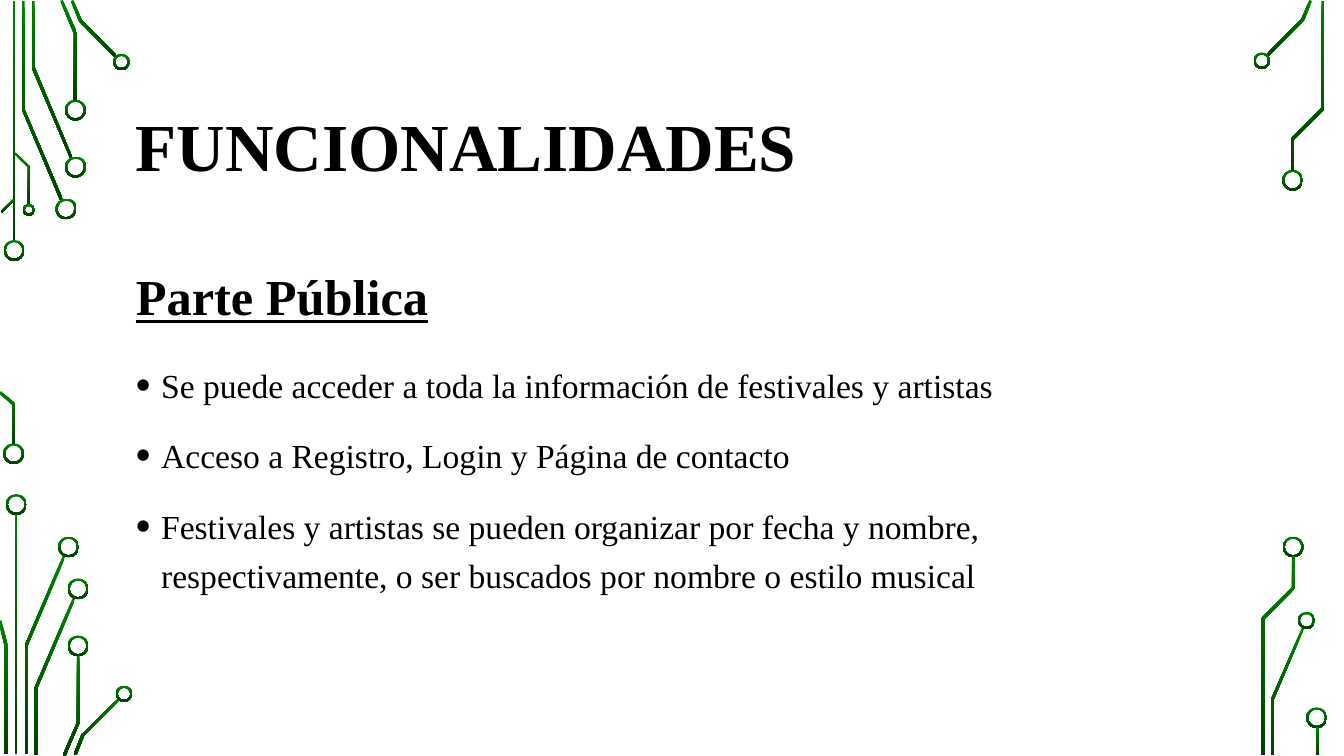
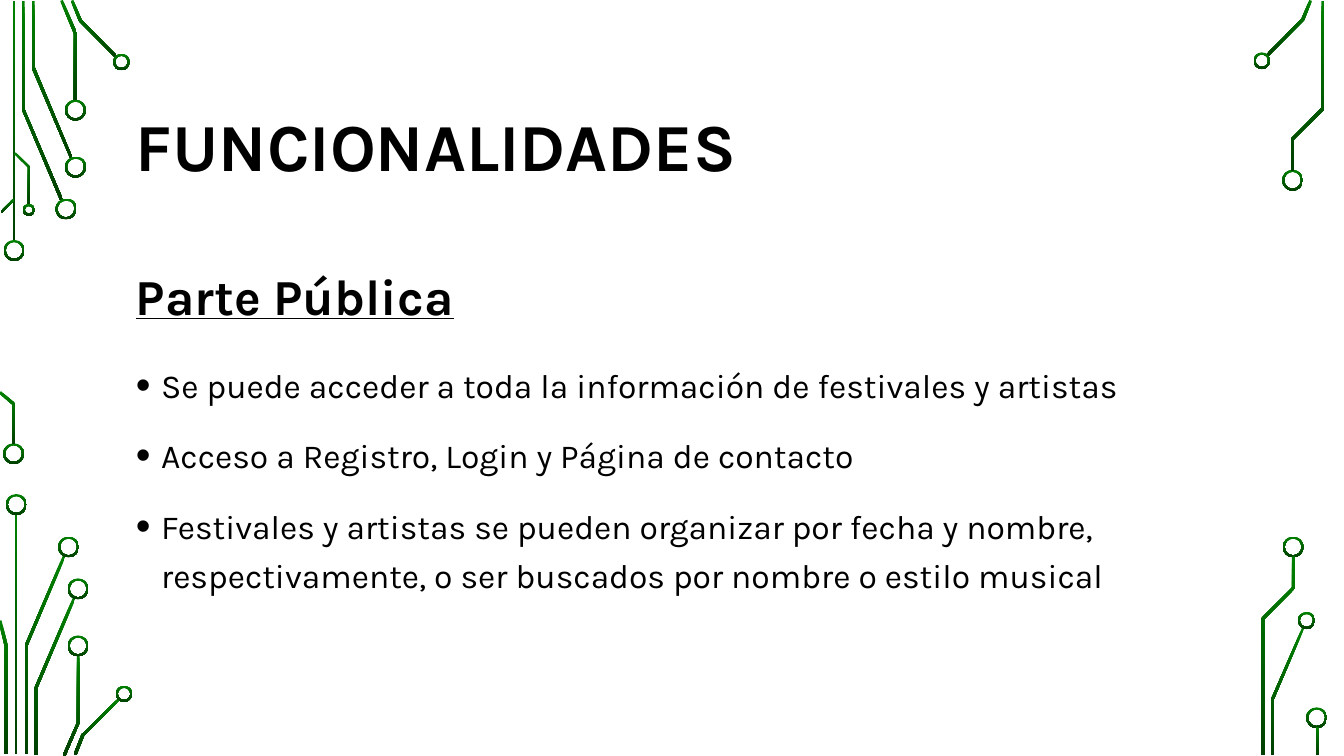
Before and after one commit to pavel-kalmykov-razgovorov/awiten-fests, a slide deck: slide 3 of doc/Presentación AWITEN FESTS.pptx. Drawn at 1344x756 pixels with LibreOffice and Linux fonts; fonts in the diff are those of the drawing; background and template pictures are left out. Boxes give left, top, right and bottom in pixels: in the first picture for what was removed or moved away, otherwise in the second. Text is boxed around its words. In the diff, an @@ line names an element or a change of style, - is before the commit and + after.

```diff
--- a/doc/Presentación AWITEN FESTS.pptx
+++ b/doc/Presentación AWITEN FESTS.pptx
@@ title "FUNCIONALIDADES" at bbox=[136, 126, 736, 172]: font Times New Roman to Karla @@
@@ text "Parte Pública" at bbox=[136, 275, 1118, 596]: font Times New Roman to Karla @@
```
Also in this commit, not shown: 7 other slides changed, 1 slide added, 1 slide removed.
